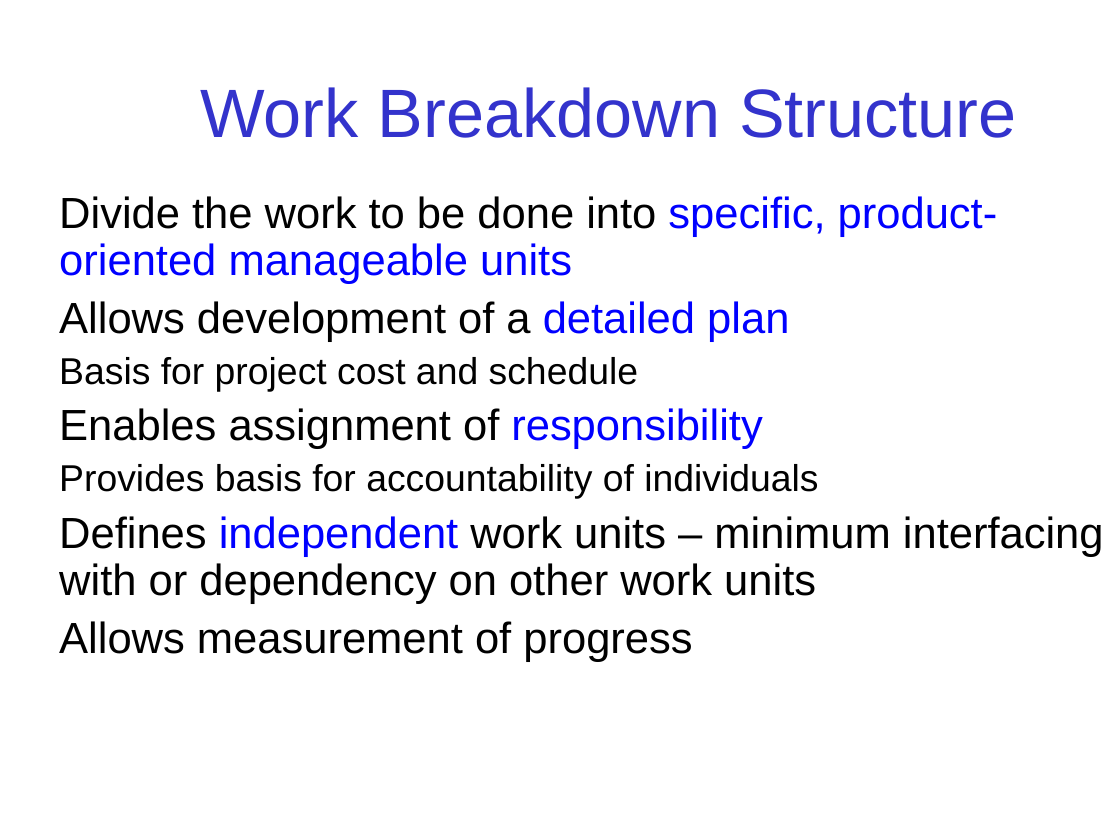
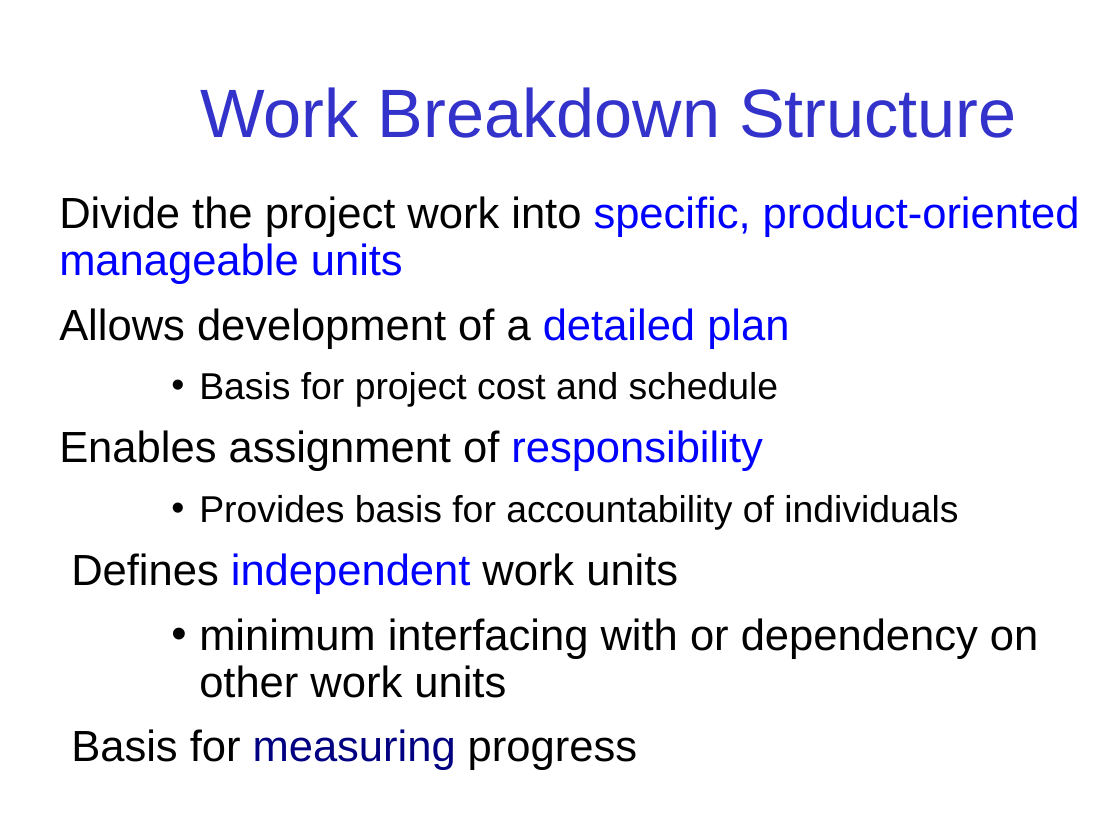
Before and after one commit to jbrucker/SoftwareProcess, a slide deck: slide 17 of week2/2-Planning.ppt (slide 16 before the commit). Drawn at 1120x840 pixels with LibreOffice and Linux fonts; fonts in the diff are those of the drawing. Boxes give left, top, right and bottom in pixels: in the first picture for what was removed or moved away, otherwise in the second. Text is boxed around its words. In the diff, an @@ line names an element or a change of style, - is before the commit and + after.

```diff
--- a/week2/2-Planning.ppt
+++ b/week2/2-Planning.ppt
@@ text at (x1=59, y1=196, x2=1080, y2=284): text changed @@
-Divide the work to be done into specific, product-oriented manageable units
+Divide the project work into specific, product-oriented manageable units
@@ text at (x1=59, y1=308, x2=958, y2=529): more space between paragraphs; bullet none to •; list level 2 to 3 in "Basis for project cost and ..."; list level 2 to 3 in "Provides basis for accountability of ..." @@
@@ text at (x1=71, y1=553, x2=1038, y2=770): text changed @@
-Defines independent work units – minimum interfacing with or dependency on other work units
-Allows measurement of progress
+Defines independent work units
+    • minimum interfacing with or dependency on other work units
+Basis for measuring progress
```
Also in this commit, not shown: 5 other slides changed, 1 slide added, 3 other files.
